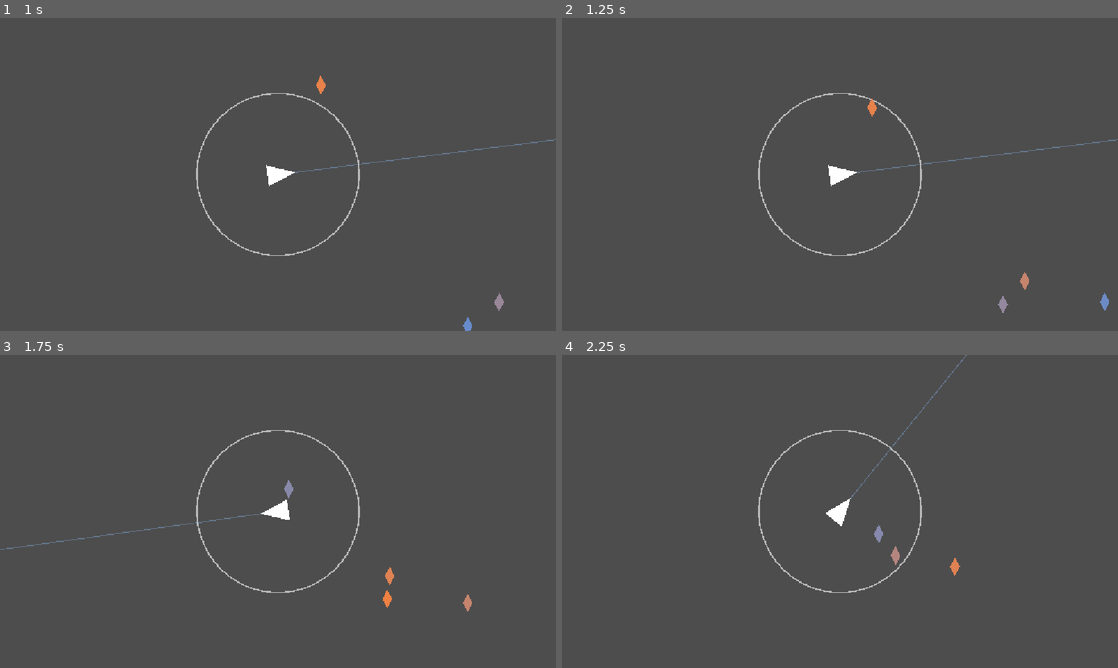
Above: before the commit, frames 1-4 (two rows, left to right).
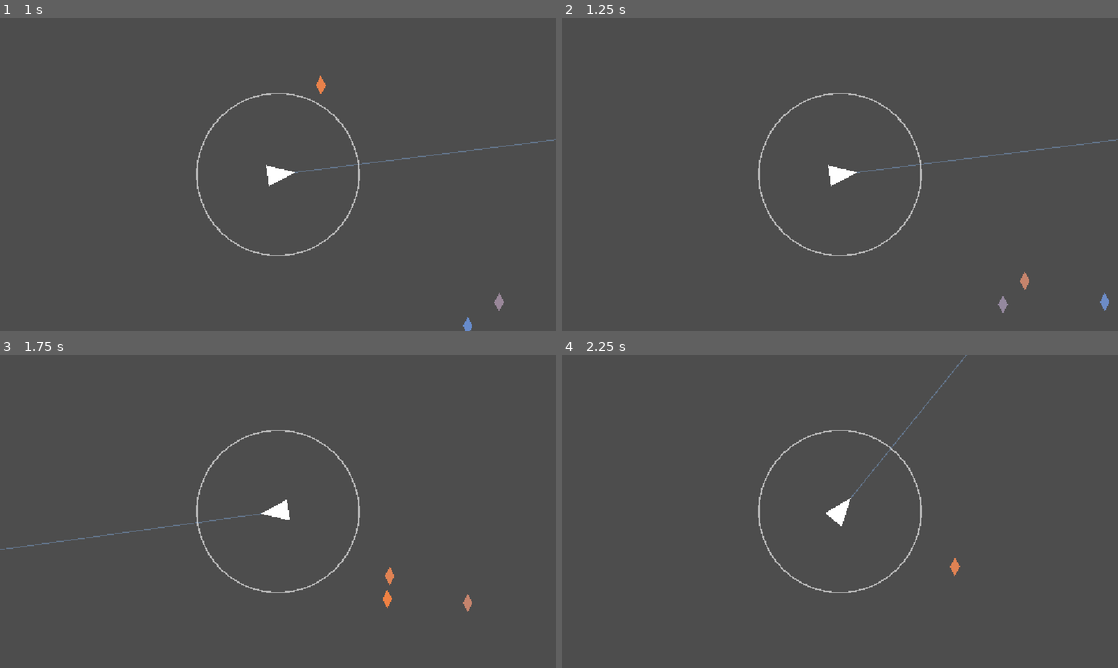
Above: after the commit, the same moments.

Repository: dreik123/MusicBullet
Game: Godot game, scene res://main.tscn
The game is run twice, just before and just after one commit, with the same random seed, the same clock (stepped at 60 frames per second) and the same inputs.
Inputs (mouse positions are in pixels of both pictures, inside the frame that each line leads up to):
- Up to frame 1 (1 s): move the mouse to (400, 158) at 0.52 s; press the mouse at (400, 158) at 0.53 s
- Up to frame 2 (1.25 s): no input
- Up to frame 3 (1.75 s): move the mouse to (166, 527) at 1.27 s; release the mouse at (166, 527) at 1.28 s; click (166, 527) at 1.35 s
- Up to frame 4 (2.25 s): move the mouse to (895, 442) at 2.02 s; press the mouse at (895, 442) at 2.03 s

Frame 1 is identical in both runs. In frame 2, less than 0.1% of the frame differs, in the area x 54-57%, y 25-32%; in frame 3, less than 0.1%; in frame 4, 0.1%, in the area x 56-61%, y 54-68%.

Commit message:
Circle part 5: removed notes after touching circle

Diff:
--- a/note.gd
+++ b/note.gd
@@ -29,13 +29,21 @@
 
 func _process(delta):
 	var main = get_tree().current_scene
+	var player = main.get_node("Player")
+	var miss_boundary_radius = player.get_node("MissBoundary").MISS_BOUNDARY_RADIUS
+	var distance_to_player = global_position.distance_to(player.global_position)
+
+	if distance_to_player <= miss_boundary_radius:
+		queue_free()
+		return
+
 	var time_until_arrival = arrival_time - main.music_time
 	var heat = 0.0
 	if time_until_arrival <= visible_duration:
 		var peak = visible_duration / 2.0
 		if peak > 0.0:
 			heat = clamp(1.0 - abs(time_until_arrival - peak) / peak, 0.0, 1.0)
-	visual.self_modulate = COLOR_FAR.lerp(COLOR_NEAR, heat)
+		visual.self_modulate = COLOR_FAR.lerp(COLOR_NEAR, heat)
 
 	var distance_to_target = global_position.distance_to(target_position)
 	if distance_to_target <= note_speed * delta:
